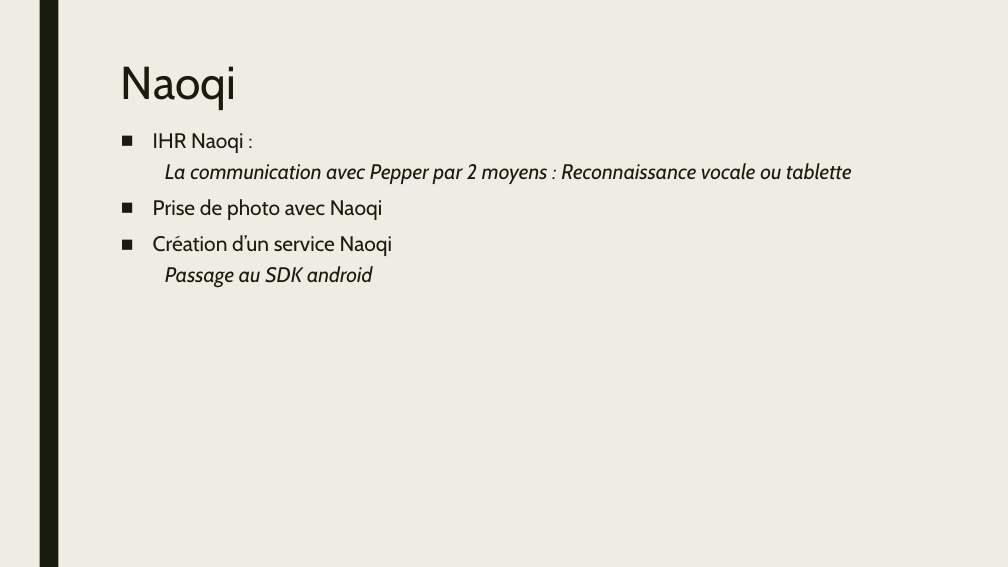
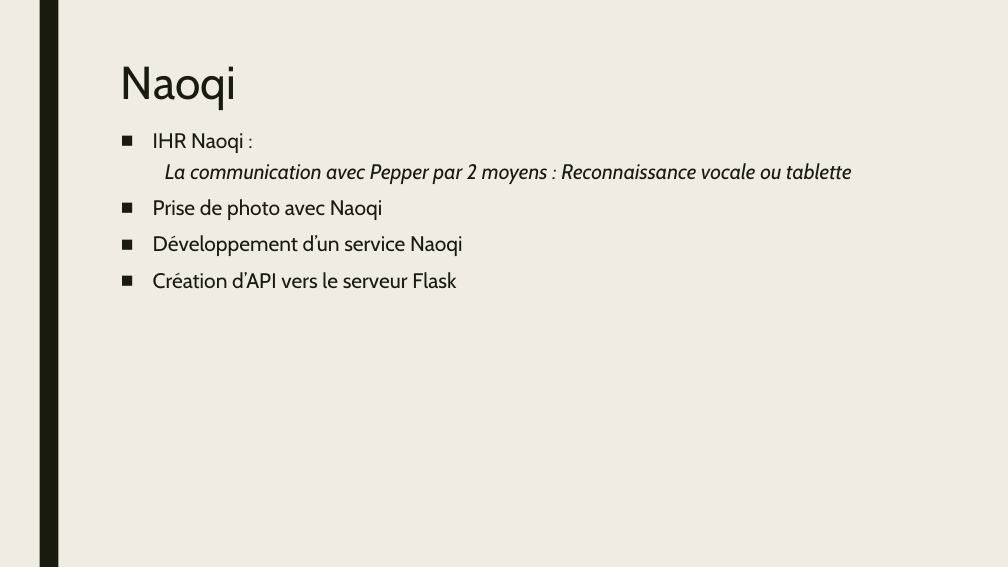
Before and after one commit to elie972/Reconnaissance-aliment-frigo-projet-de-fin-d-ann-e-, a slide deck: slide 16 of Analyse ton Frigo !.pptx (slide 14 before the commit). Drawn at 1008x567 pixels with LibreOffice and Linux fonts; fonts in the diff are those of the drawing. Boxes give left, top, right and bottom in pixels: in the first picture for what was removed or moved away, otherwise in the second. Text is boxed around its words. In the diff, an @@ line names an element or a change of style, - is before the commit and + after.

```diff
--- a/Analyse ton Frigo !.pptx
+++ b/Analyse ton Frigo !.pptx
@@ text at <box>153,235,462,289</box>: text changed @@
-■ Création d’un service Naoqi
-  Passage au SDK android
+■ Développement d’un service Naoqi
+■ Création d’API vers le serveur Flask
```
Also in this commit, not shown: 5 other slides changed, 2 slides added.
